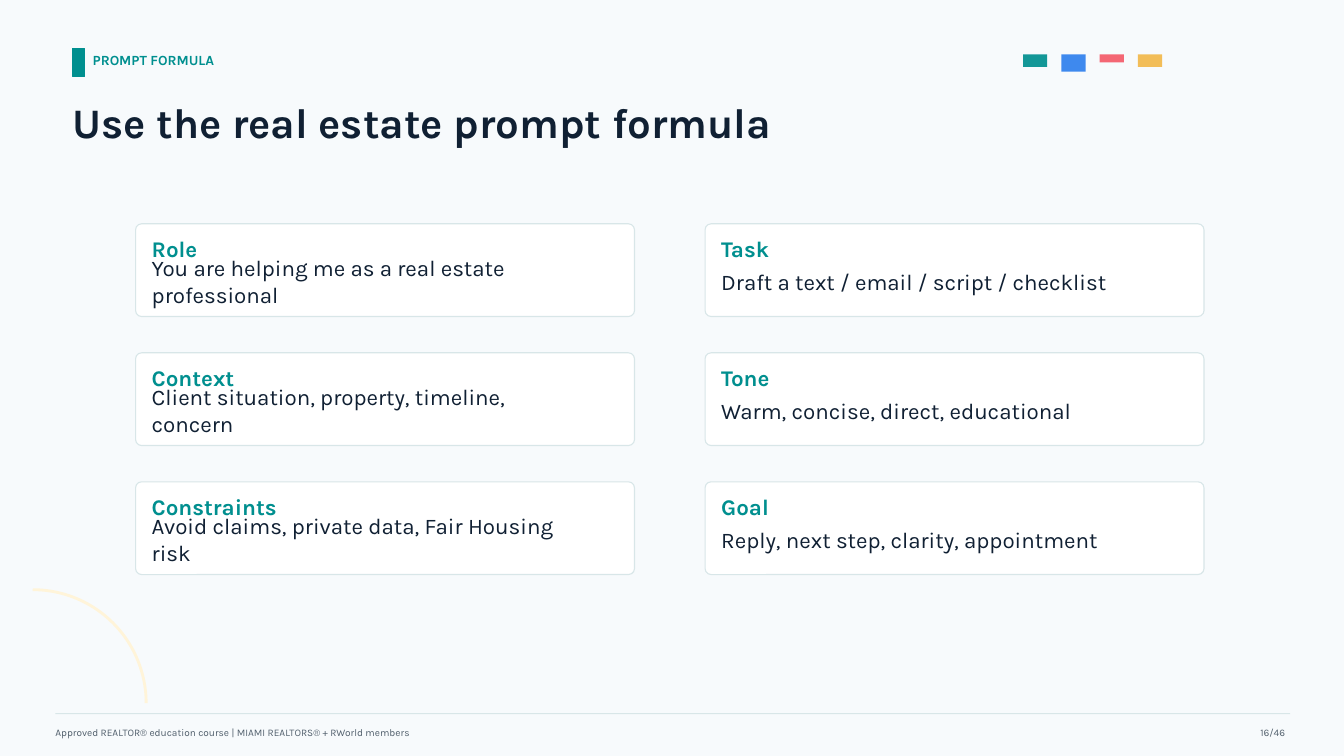
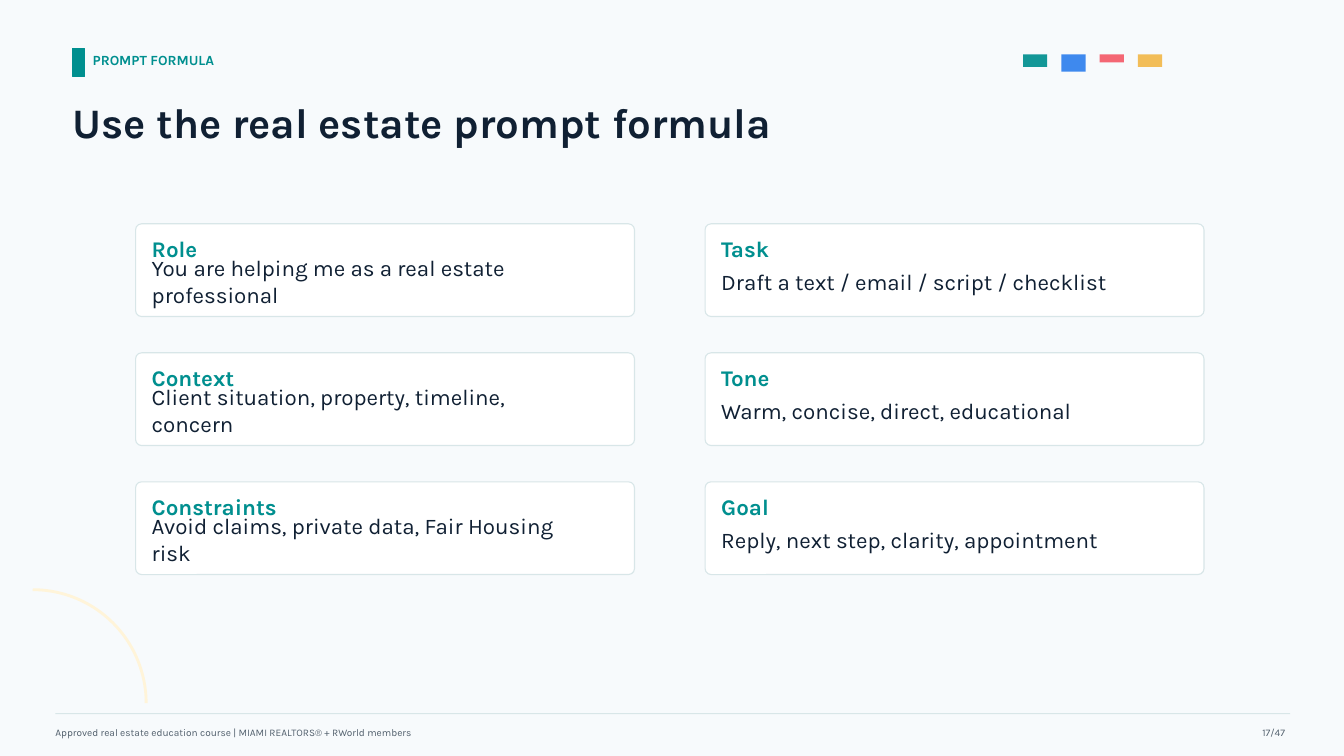
Before and after one commit to ianbprice/miami-realtors-ai-course-series, a slide deck: slide 17 of slides/course-01-ai-for-real-estate-sales-approved-instructor-deck.pptx. Drawn at 1344x756 pixels with LibreOffice and Linux fonts; fonts in the diff are those of the drawing. Boxes give left, top, right and bottom in pixels: in the first picture for what was removed or moved away, otherwise in the second. Text is boxed around its words. In the diff, an @@ line names an element or a change of style, - is before the commit and + after.

Commit message:
Update Course 1 real estate agent terminology

```diff
--- a/slides/course-01-ai-for-real-estate-sales-approved-instructor-deck.pptx
+++ b/slides/course-01-ai-for-real-estate-sales-approved-instructor-deck.pptx
@@ text at (x1=55, y1=729, x2=411, y2=739): text changed @@
-Approved REALTOR® education course | MIAMI REALTORS® + RWorld members
+Approved real estate education course | MIAMI REALTORS® + RWorld members
@@ text at (x1=1262, y1=728, x2=1285, y2=737): text changed @@
-16/46
+17/47
```
Also in this commit, not shown: 41 other slides changed, 3 other files.
